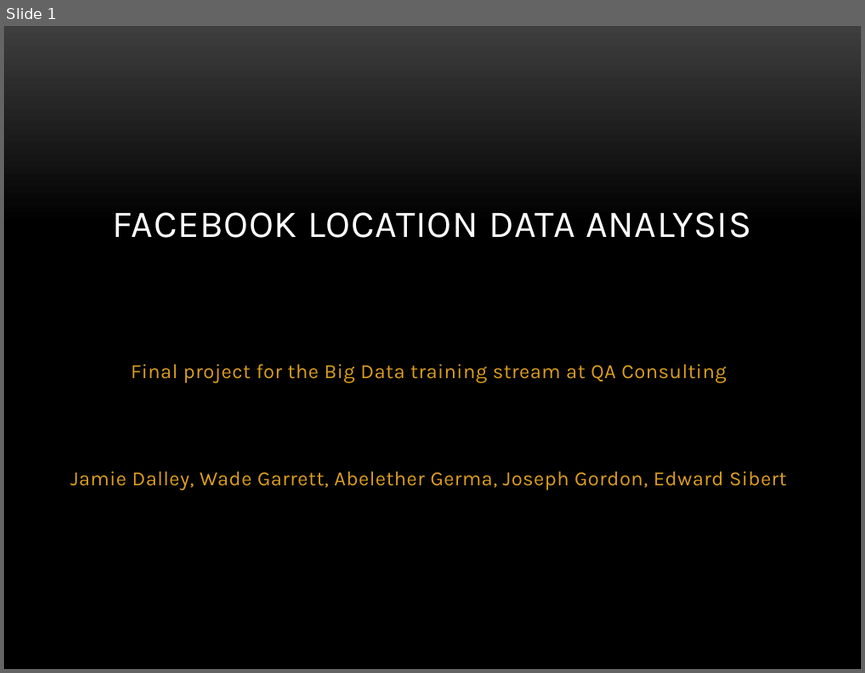
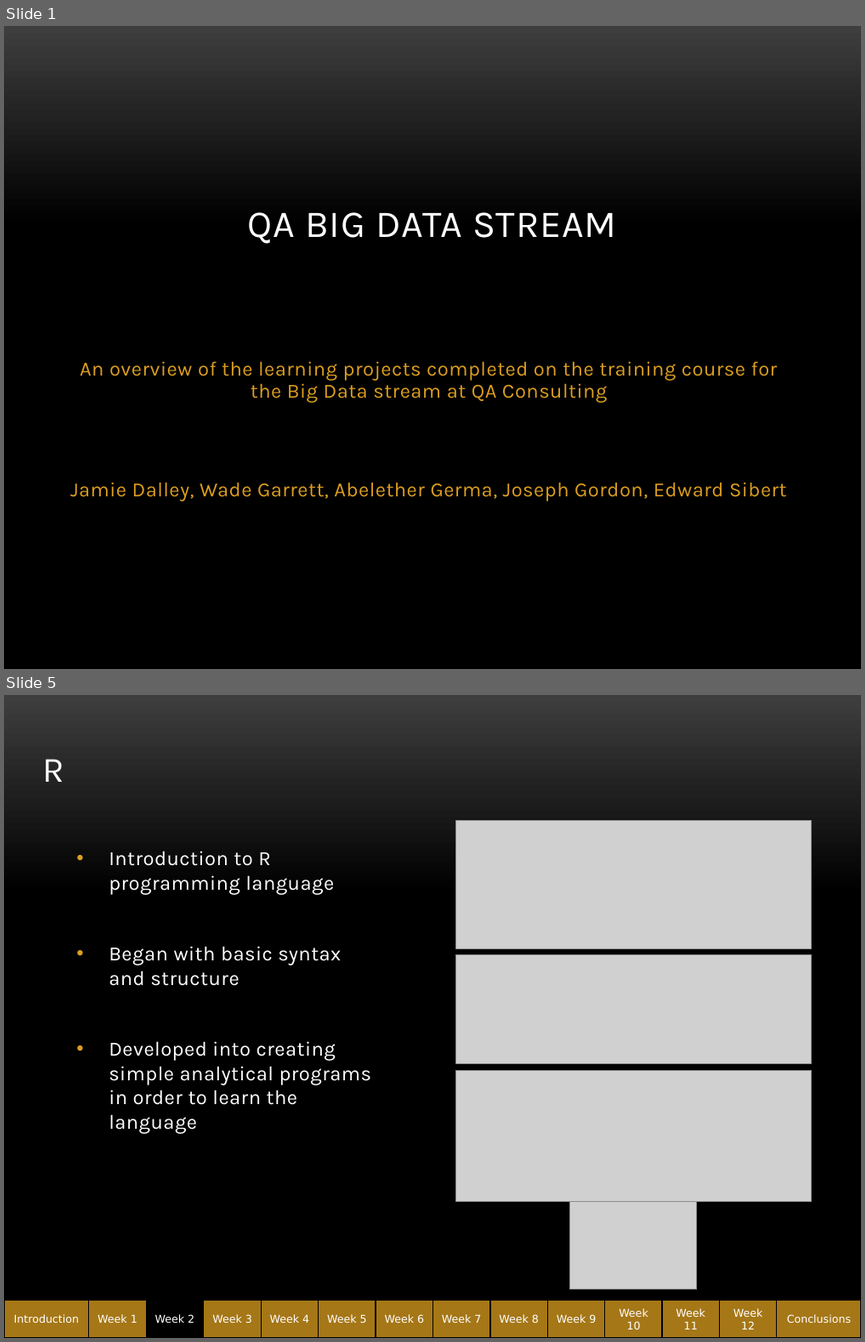
Before and after one commit to abe1ge/teletubbiesQAC, a slide deck: FinalPresentation.pptx. Shown one above the other, each under a label of ours: slide 1 before the commit, slides 1 and 5 after it; the slides between them are not shown. The pictures are 865x673 and 865x1342 pixels, drawn with LibreOffice and Linux fonts; fonts in the diff are those of the drawing; grey boxes stand for pictures; background and template pictures are left out. Boxes give left, top, right and bottom in pixels: in the first picture for what was removed or moved away, otherwise in the second. Text is boxed around its words. In the diff, an @@ line names an element or a change of style, - is before the commit and + after.

```diff
--- a/FinalPresentation.pptx
+++ b/FinalPresentation.pptx
@@ slide 5 added at <box>4,695,861,1338</box>, background picture (left out) @@
@@ title added at <box>43,759,65,782</box>, 30 pt, text #FFFFFF @@
+R
@@ picture added at <box>456,821,812,949</box> @@
@@ text added at <box>109,851,372,1134</box>, 17 pt, text #FFFFFF @@
+• Introduction to R programming language
+• Began with basic syntax and structure
+• Developed into creating simple analytical programs in order to learn the language
@@ picture added at <box>455,955,812,1064</box> @@
@@ picture added at <box>456,1071,812,1201</box> @@
@@ picture added at <box>570,1201,697,1289</box> @@
@@ rectangle added at <box>4,1300,861,1338</box>, fill #A57617 @@
@@ group added at <box>4,1300,861,1338</box>: 14 rectangles @@
+Introduction
+Week 3
+Week 2
+Week 4
+Week 1
+Week 5
+Week 6
+Week 7
+Week 8
+Week 9
+Week 10
+Week 11
+Week 12
+Conclusions
@@ slide 1 changed as well @@
@@ title at <box>248,212,616,244</box>: text changed @@
-FACEBOOK LOCATION DATA ANALYSIS
+QA BIG DATA STREAM
@@ subtitle at <box>80,361,778,403</box>: text changed @@
-Final project for the Big Data training stream at QA Consulting
+An overview of the learning projects completed on the training course for the Big Data stream at QA Consulting
@@ subtitle at <box>70,482,787,501</box>: line spacing 1 to 0.9 @@
```
Also in this commit, not shown: 2 other slides changed, 17 other slides added.
